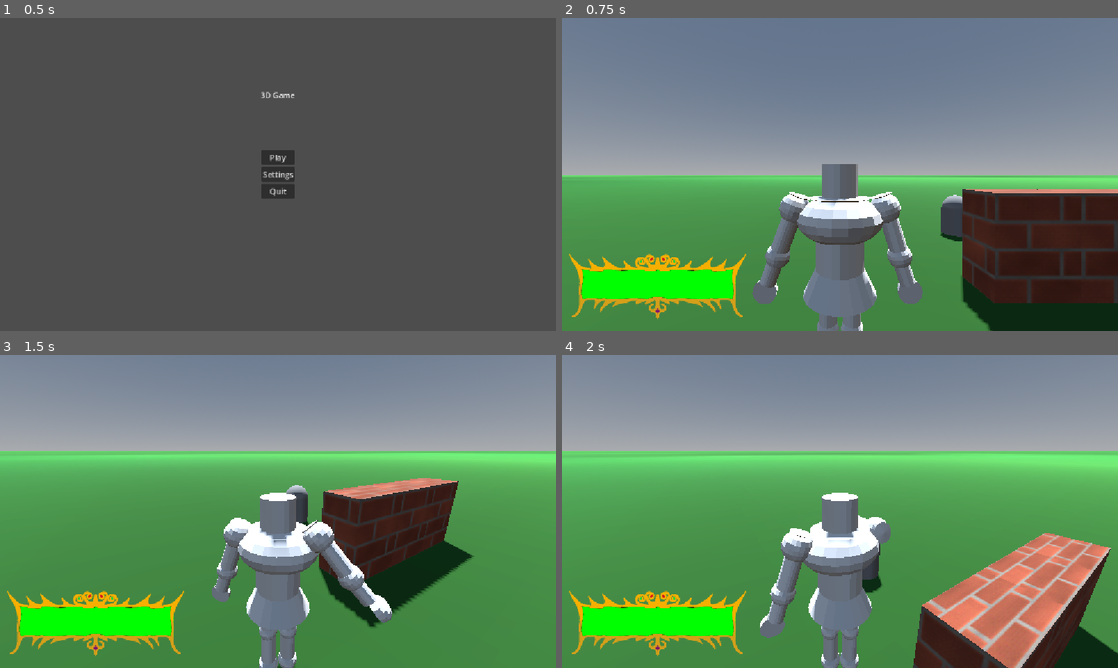
Above: before the commit, frames 1-4 (two rows, left to right).
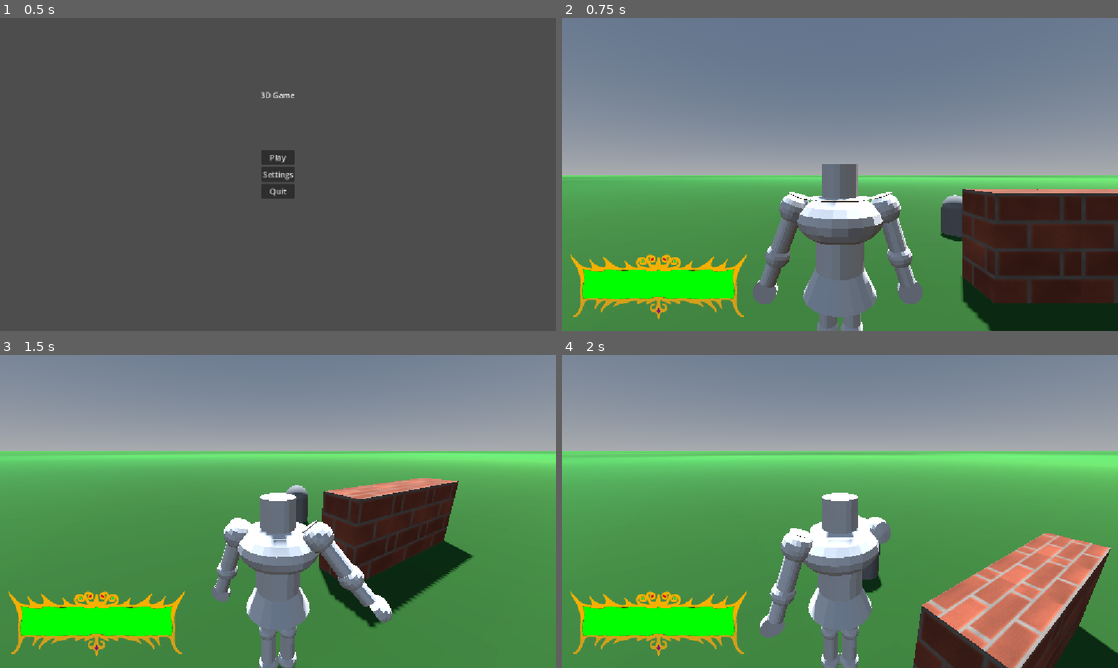
Above: after the commit, the same moments.

Repository: AttilaB-7299/3d-game
Game: Godot game, scene res://UI/Menu/main_menu.tscn
Two runs of this game, one before a commit and one after it. Both use one fixed random seed, a clock stepped at 60 frames per second and the inputs below.
Inputs (mouse positions are in pixels of both pictures, inside the frame that each line leads up to):
- Up to frame 1 (0.5 s): no input
- Up to frame 2 (0.75 s): click "Play" at 0.5 s
- Up to frame 3 (1.5 s): tap Enter at 1.25 s; move the mouse to (305, 511) at 1.27 s; hold W (move forward) from 1.28 s (still down); click (305, 511) at 1.35 s
- Up to frame 4 (2 s): keep holding W (move forward); tap Space (jump) at 1.52 s

Frame 1 is identical in both runs. In frame 2, 0.7% of the frame differs, in the area x 1-34%, y 75-97%; in frame 3, 0.7%; in frame 4, 0.7%.

Commit message:
fixed health bar frame issue

Diff:
--- a/Scenes/HealthBar.tscn
+++ b/Scenes/HealthBar.tscn
@@ -49,7 +49,13 @@
 value = 50.0
 show_percentage = false
 
-[node name="Sprite2D" type="Sprite2D" parent="." unique_id=1897543669]
-position = Vector2(198, 552)
-scale = Vector2(0.8, 0.802)
+[node name="TextureRect" type="TextureRect" parent="." unique_id=1038316697]
+anchors_preset = 2
+anchor_top = 1.0
+anchor_bottom = 1.0
+offset_top = -168.0
+offset_right = 500.0
+offset_bottom = 12.0
+grow_vertical = 0
+scale = Vector2(0.8, 0.8)
 texture = ExtResource("2_25q3q")
